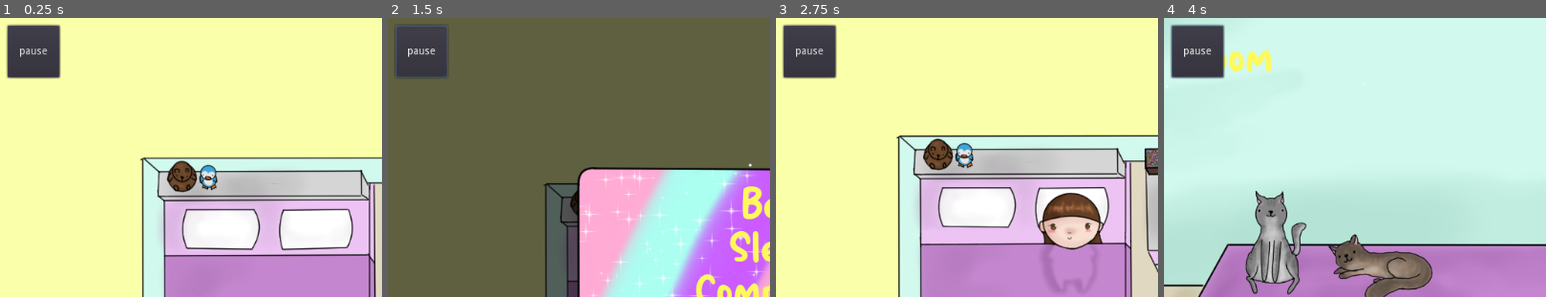
Above: before the commit, frames 1-4 (left to right).
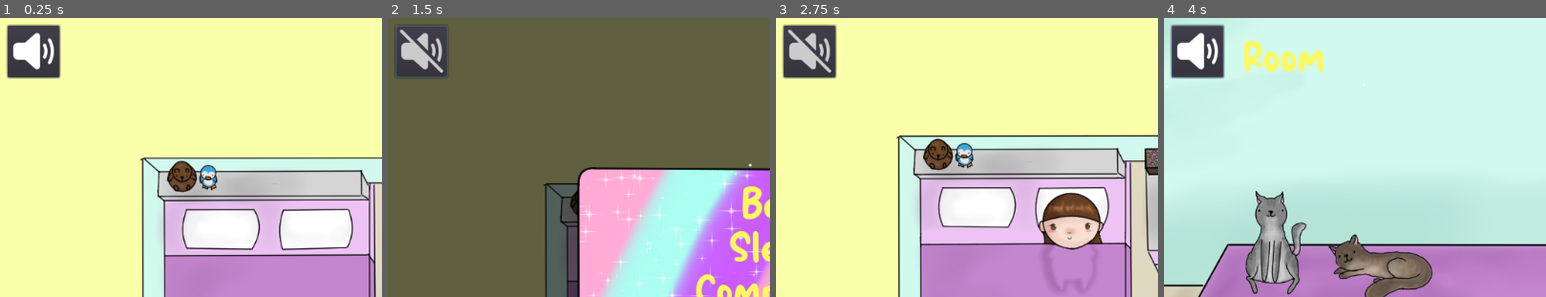
Above: after the commit, the same moments.

Repository: A-Walrus/Jessy
Game: Godot game, scene res://Scenes/World.tscn
Same seed, same stepped clock (60 frames per second), same inputs: the game is played once before the commit and once after it. Sound files missing from this copy of the repository are replaced by a short silence.
Inputs (mouse positions are % of the whole screen's width and height, from its top left):
- Up to frame 1 (0.25 s): no input
- Up to frame 2 (1.5 s): click (4, 6) at 0.5 s; move the mouse to (35, 51) at 1.27 s; press the mouse at (35, 51) at 1.28 s
- Up to frame 3 (2.75 s): release the mouse at (35, 51) at 2 s; click "Sleep" at 2 s
- Up to frame 4 (4 s): click (4, 6) at 2.75 s; move the mouse to (33, 81) at 3.52 s; click (33, 81) at 3.6 s
The pictures show only the part of the screen within x 0-50%, y 0-50%; the shares and areas given below are measured in that part.

The runs differ from the first frame. In frame 1, 0.8% of the frame differs, in the area x 3-15%, y 5-19%; in frame 2, 0.9%; in frame 3, 0.9%; in frame 4, 2.1%, in the area x 3-42%, y 5-20%.

Commit message:
Added Music Mute Button Icon
Also moved "room" text on cats.tscn

Diff:
--- a/Jessy/PlayPauseMusic.gd
+++ b/Jessy/PlayPauseMusic.gd
@@ -3,6 +3,9 @@
 var isPaused = false
 var currentPosition
 var Music
+var MuteIcon = preload("res://Art/icons/mute.png")
+var UnMuteIcon = preload("res://Art/icons/unmute.png")
+onready var Icon = get_node("Icon")
 # Declare member variables here. Examples:
 # var a = 2
 # var b = "text"
@@ -20,9 +23,15 @@
 
 
 func _on_PlayPauseMusic_pressed():
+	pass
+
+
+func _on_PlayPauseMusic_button_up():
 	if(!isPaused):
 		currentPosition = Music.get_playback_position()
 		Music.stop()
+		Icon.set_texture(MuteIcon)
 	else:
 		Music.play(currentPosition)
+		Icon.set_texture(UnMuteIcon)
 	isPaused = not isPaused
--- a/Jessy/Scenes/BackgroundMusic.tscn
+++ b/Jessy/Scenes/BackgroundMusic.tscn
@@ -1,7 +1,8 @@
-[gd_scene load_steps=3 format=2]
+[gd_scene load_steps=4 format=2]
 
 [ext_resource path="res://Audio/Music/Patricia Taxxon - Dandelion.ogg" type="AudioStream" id=1]
 [ext_resource path="res://PlayPauseMusic.gd" type="Script" id=2]
+[ext_resource path="res://Art/icons/unmute.png" type="Texture" id=3]
 
 [node name="Node" type="Node"]
 
@@ -13,13 +14,19 @@
 margin_top = 10.0
 margin_right = 80.0
 margin_bottom = 80.0
-text = "pause"
 script = ExtResource( 2 )
 __meta__ = {
+"_edit_group_": true,
 "_edit_use_anchors_": false
 }
 
 [node name="BackgroundMusic" type="AudioStreamPlayer" parent="CanvasLayer/PlayPauseMusic"]
 stream = ExtResource( 1 )
 volume_db = -30.0
+
+[node name="Icon" type="Sprite" parent="CanvasLayer/PlayPauseMusic"]
+position = Vector2( 35.0541, 34.5541 )
+scale = Vector2( 0.719876, 0.719876 )
+texture = ExtResource( 3 )
+[connection signal="button_up" from="CanvasLayer/PlayPauseMusic" to="CanvasLayer/PlayPauseMusic" method="_on_PlayPauseMusic_button_up"]
 [connection signal="pressed" from="CanvasLayer/PlayPauseMusic" to="CanvasLayer/PlayPauseMusic" method="_on_PlayPauseMusic_pressed"]
--- a/Jessy/Scenes/Cats.tscn
+++ b/Jessy/Scenes/Cats.tscn
@@ -15,9 +15,13 @@
 [ext_resource path="res://goldie_boxing/new_theme.tres" type="Theme" id=13]
 [ext_resource path="res://Button.gd" type="Script" id=14]
 
-
 [sub_resource type="SpriteFrames" id=1]
 animations = [ {
+"frames": [ ExtResource( 7 ) ],
+"loop": true,
+"name": "pet",
+"speed": 5.0
+}, {
 "frames": [ ExtResource( 2 ) ],
 "loop": true,
 "name": "idle",
@@ -27,18 +31,18 @@
 "loop": true,
 "name": "playing",
 "speed": 5.0
-}, {
-"frames": [ ExtResource( 7 ) ],
+} ]
+
+[sub_resource type="RectangleShape2D" id=2]
+extents = Vector2( 109.469, 71.5144 )
+
+[sub_resource type="SpriteFrames" id=3]
+animations = [ {
+"frames": [ ExtResource( 1 ) ],
 "loop": true,
 "name": "pet",
 "speed": 5.0
-} ]
-
-[sub_resource type="RectangleShape2D" id=7]
-extents = Vector2( 109.469, 71.5144 )
-
-[sub_resource type="SpriteFrames" id=2]
-animations = [ {
+}, {
 "frames": [ ExtResource( 3 ) ],
 "loop": true,
 "name": "idle",
@@ -48,23 +52,18 @@
 "loop": true,
 "name": "playing",
 "speed": 5.0
-}, {
-"frames": [ ExtResource( 1 ) ],
-"loop": true,
-"name": "pet",
-"speed": 5.0
 } ]
 
-[sub_resource type="RectangleShape2D" id=6]
+[sub_resource type="RectangleShape2D" id=4]
 extents = Vector2( 84.394, 112.771 )
 
-[sub_resource type="RectangleShape2D" id=3]
+[sub_resource type="RectangleShape2D" id=5]
 extents = Vector2( 28.4196, 58.9417 )
 
-[sub_resource type="RectangleShape2D" id=5]
+[sub_resource type="RectangleShape2D" id=6]
 extents = Vector2( 72.3719, 58.9417 )
 
-[sub_resource type="RectangleShape2D" id=4]
+[sub_resource type="RectangleShape2D" id=7]
 extents = Vector2( 49.5167, 58.9417 )
 
 [node name="Cats" type="Node2D"]
@@ -81,12 +80,12 @@
 
 [node name="CollisionShape2D" type="CollisionShape2D" parent="Cat1/Area2D"]
 position = Vector2( -233.701, 64.3622 )
-shape = SubResource( 7 )
+shape = SubResource( 2 )
 
 [node name="Cat2" type="AnimatedSprite" parent="."]
 position = Vector2( -496.437, -115.246 )
 z_index = 1
-frames = SubResource( 2 )
+frames = SubResource( 3 )
 animation = "idle"
 playing = true
 script = ExtResource( 11 )
@@ -145,13 +144,15 @@
 
 [node name="CollisionShape2D" type="CollisionShape2D" parent="Hand"]
 position = Vector2( -38.8631, 103.727 )
-shape = SubResource( 4 )
+shape = SubResource( 7 )
 
 [node name="CanvasLayer" type="CanvasLayer" parent="."]
 
 [node name="Button" type="Button" parent="CanvasLayer"]
-margin_left = 35.0
+margin_left = 105.0
 margin_top = 35.0
+margin_right = 216.0
+margin_bottom = 89.0
 theme = ExtResource( 13 )
 custom_fonts/font = ExtResource( 12 )
 custom_colors/font_color = Color( 1, 0.980392, 0.360784, 1 )
Binary file added: Jessy/Art/icons/mute.png
Not shown, added: Jessy/Art/icons/mute.png.import
Binary file added: Jessy/Art/icons/unmute.png
Not shown, added: Jessy/Art/icons/unmute.png.import
Not shown: 2 places in Jessy/Scenes/Cats.tscn that only renumber resources
